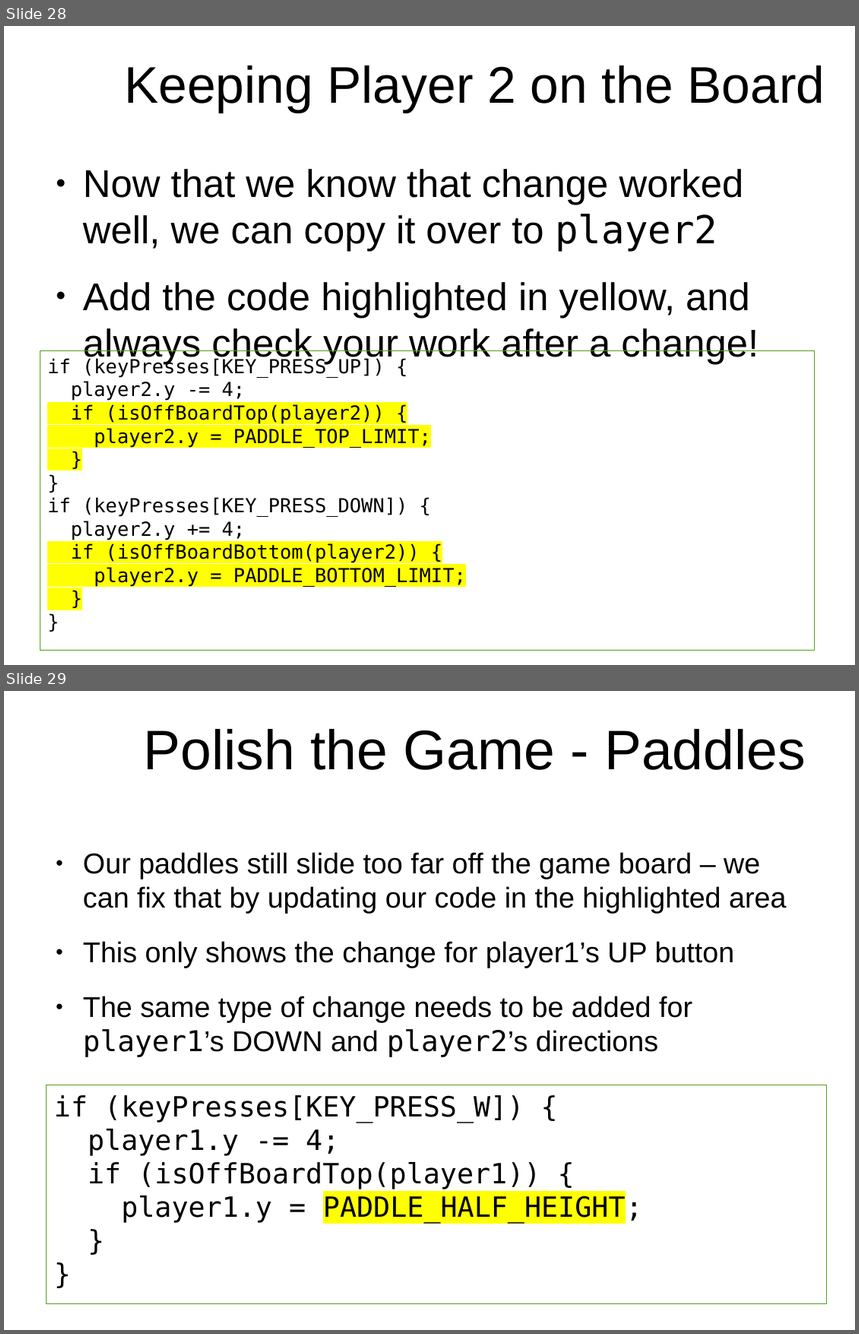
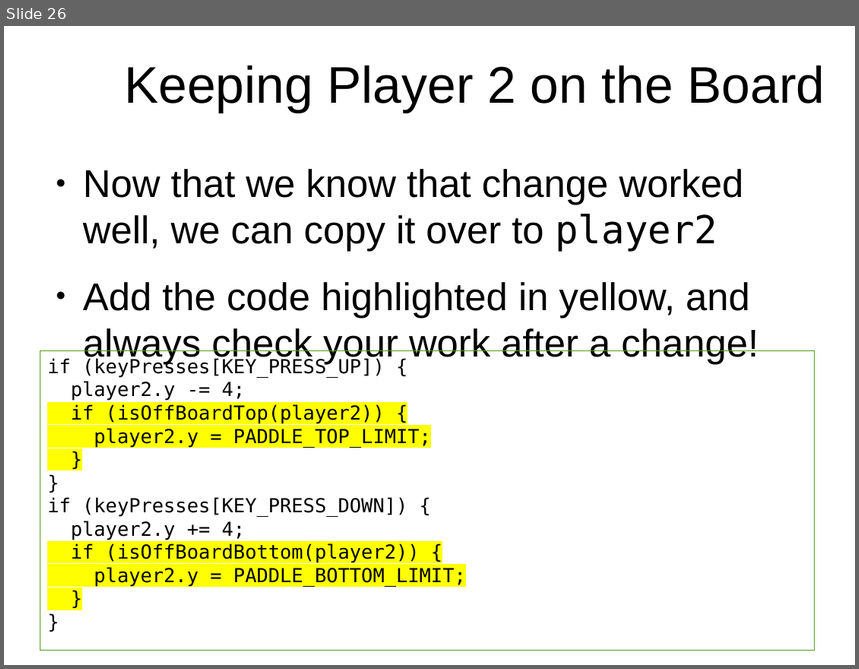
Before and after one commit to hillylew/PaddleBattle, a slide deck: PaddleBattle - Explorathon.odp. Shown one above the other, each under a label of ours: slides 28 and 29 before the commit, slide 26 after it. The pictures are 859x1334 and 859x669 pixels, drawn with LibreOffice and Linux fonts; fonts in the diff are those of the drawing; background and template pictures are left out. Boxes give left, top, right and bottom in pixels: in the first picture for what was removed or moved away, otherwise in the second. Text is boxed around its words. In the diff, an @@ line names an element or a change of style, - is before the commit and + after.

```diff
--- a/PaddleBattle - Explorathon.odp
+++ b/PaddleBattle - Explorathon.odp
@@ slide 29 removed at <box>4,691,855,1330</box>, background picture (left out) @@
@@ title removed at <box>144,729,806,770</box> @@
-Polish the Game - Paddles
@@ text removed at <box>83,852,786,1057</box> @@
-● Our paddles still slide too far off the game board – we can fix that by updating our code in the highlighted area
-● This only shows the change for player1’s UP button
-● The same type of change needs to be added for player1’s DOWN and player2’s directions
@@ rectangle removed at <box>47,1085,826,1304</box> @@
-if (keyPresses[KEY_PRESS_W]) {
-player1.y -= 4;
-if (isOffBoardTop(player1)) {
-player1.y = PADDLE_HALF_HEIGHT;
-}
-}
@@ what was slide 28 is now slide 26 @@
```
Also in this commit, not shown: 2 slides changed.
